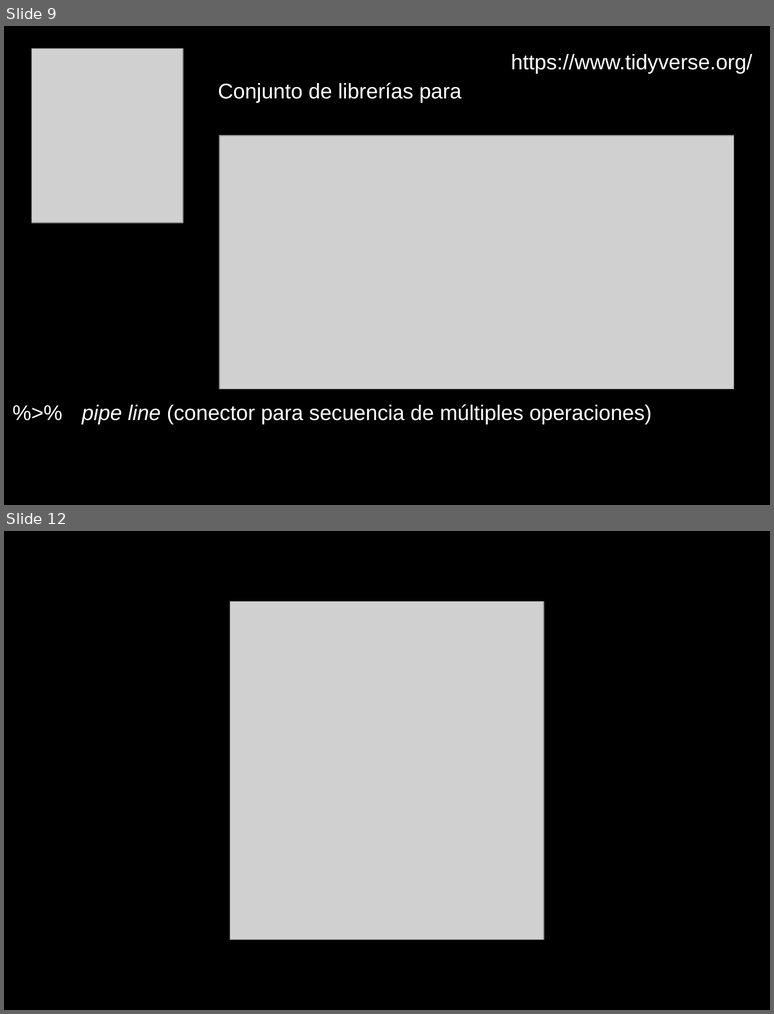
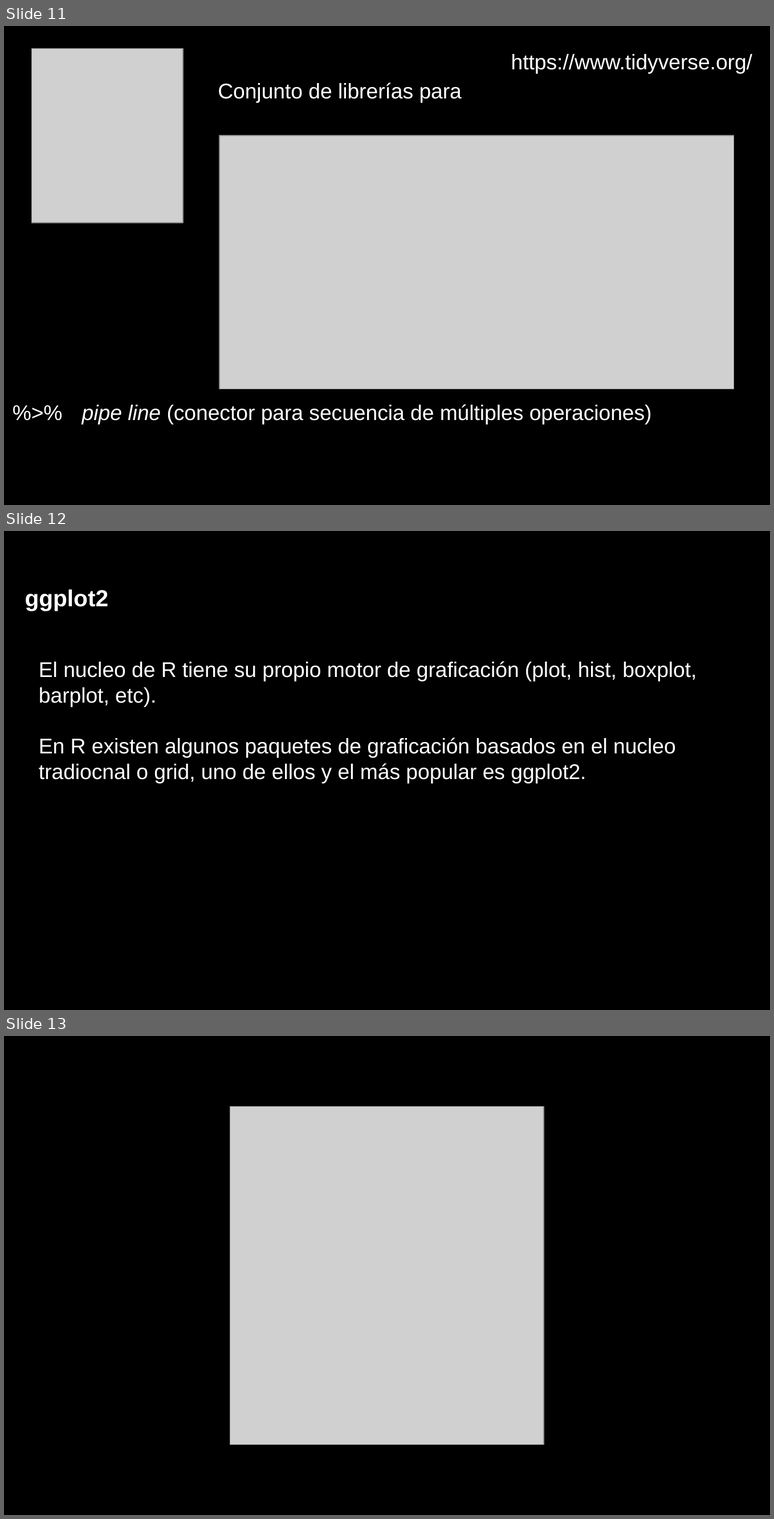
Before and after one commit to lebalcazar/R_IITCA, a slide deck: Presentacion/presentacion_01.odp. Shown one above the other, each under a label of ours: slides 9 and 12 before the commit, slides 11, 12 and 13 after it; the slides between them are not shown. The pictures are 774x1014 and 774x1519 pixels, drawn with LibreOffice and Linux fonts; fonts in the diff are those of the drawing; grey boxes stand for pictures. Boxes give left, top, right and bottom in pixels: in the first picture for what was removed or moved away, otherwise in the second. Text is boxed around its words. In the diff, an @@ line names an element or a change of style, - is before the commit and + after.

```diff
--- a/Presentacion/presentacion_01.odp
+++ b/Presentacion/presentacion_01.odp
@@ slide 12 added at (4, 531, 770, 1010), background #000000 @@
@@ title added at (25, 589, 109, 610), 24 pt, text #FFFFFF, bold @@
+ggplot2
@@ title added at (39, 661, 697, 784), 22 pt, text #FFFFFF @@
+El nucleo de R tiene su propio motor de graficación (plot, hist, boxplot, barplot, etc).
+En R existen algunos paquetes de graficación basados en el nucleo tradiocnal o grid, uno de ellos y el más popular es ggplot2.
@@ what was slide 9 is now slide 11 @@
@@ what was slide 12 is now slide 13 @@
```
Also in this commit, not shown: 1 slide changed, 1 other slide added, 1 slide removed.
